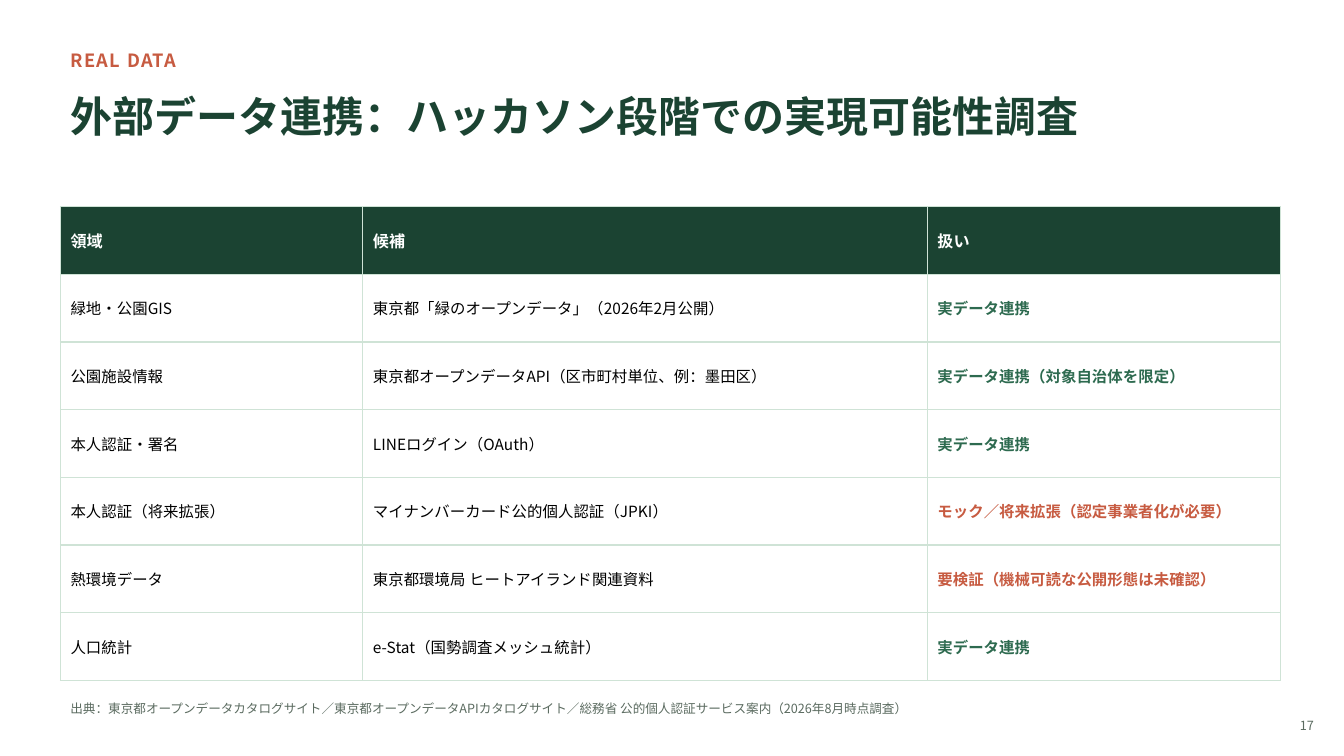
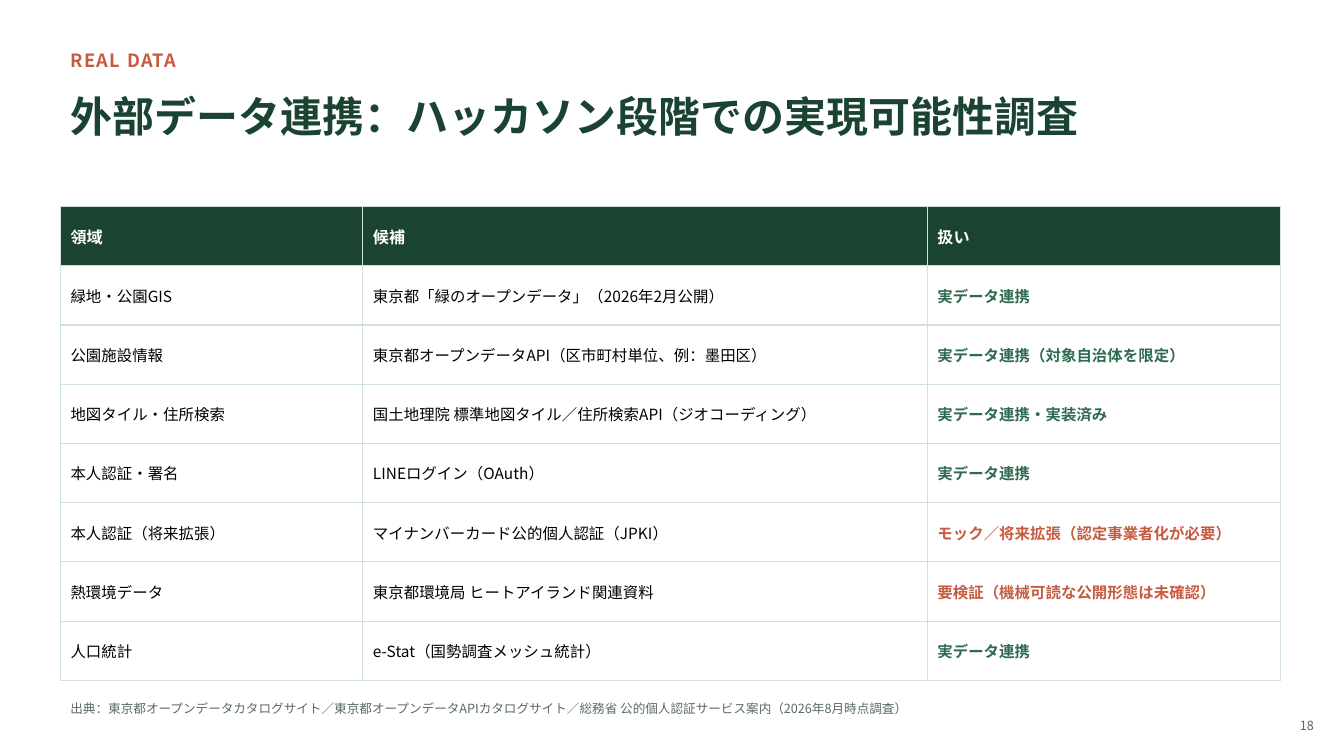
Before and after one commit to yusei-onodera-ac/GreenBois, a slide deck: slide 18 of docs/presentation/GreenVoice_TOKYO.pptx (slide 17 before the commit). Drawn at 1344x756 pixels with LibreOffice and Linux fonts; fonts in the diff are those of the drawing. Boxes give left, top, right and bottom in pixels: in the first picture for what was removed or moved away, otherwise in the second. Text is boxed around its words. In the diff, an @@ line names an element or a change of style, - is before the commit and + after.

```diff
--- a/docs/presentation/GreenVoice_TOKYO.pptx
+++ b/docs/presentation/GreenVoice_TOKYO.pptx
@@ table at [60, 207, 1280, 681] @@
+row 4: 地図タイル・住所検索 | 国土地理院 標準地図タイル／住所検索API（ジオコーディング） | 実データ連携・実装済み
@@ text at [1300, 720, 1314, 730]: text changed @@
-17
+18
```
Also in this commit, not shown: 14 other slides changed, 1 slide added, 7 other files.
